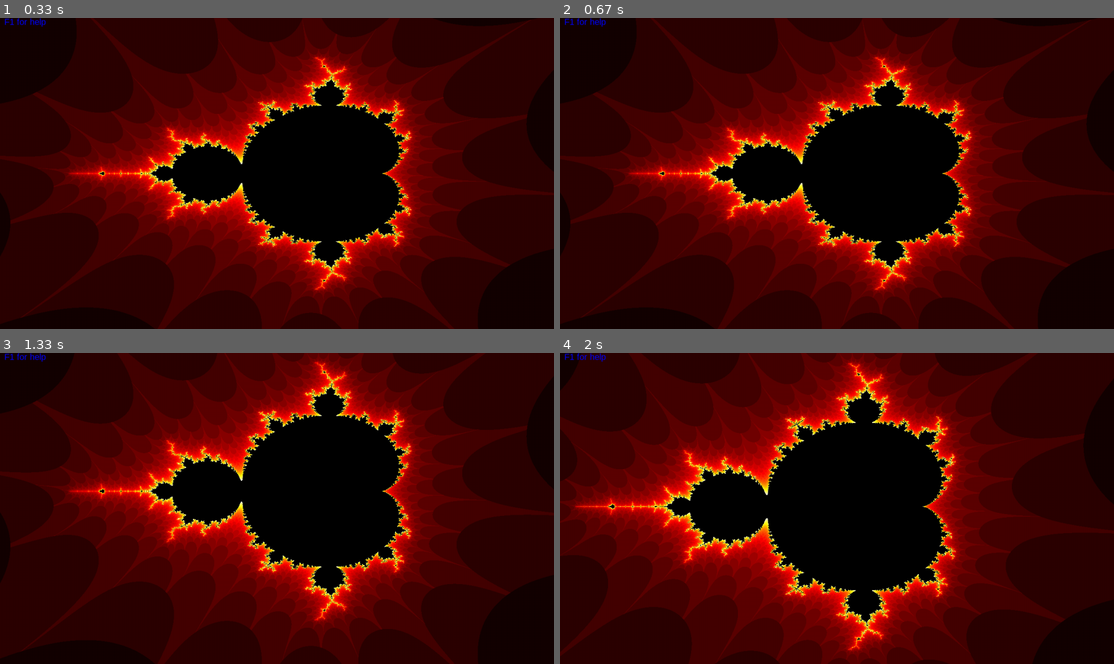
Above: before the commit, frames 1-4 (two rows, left to right).
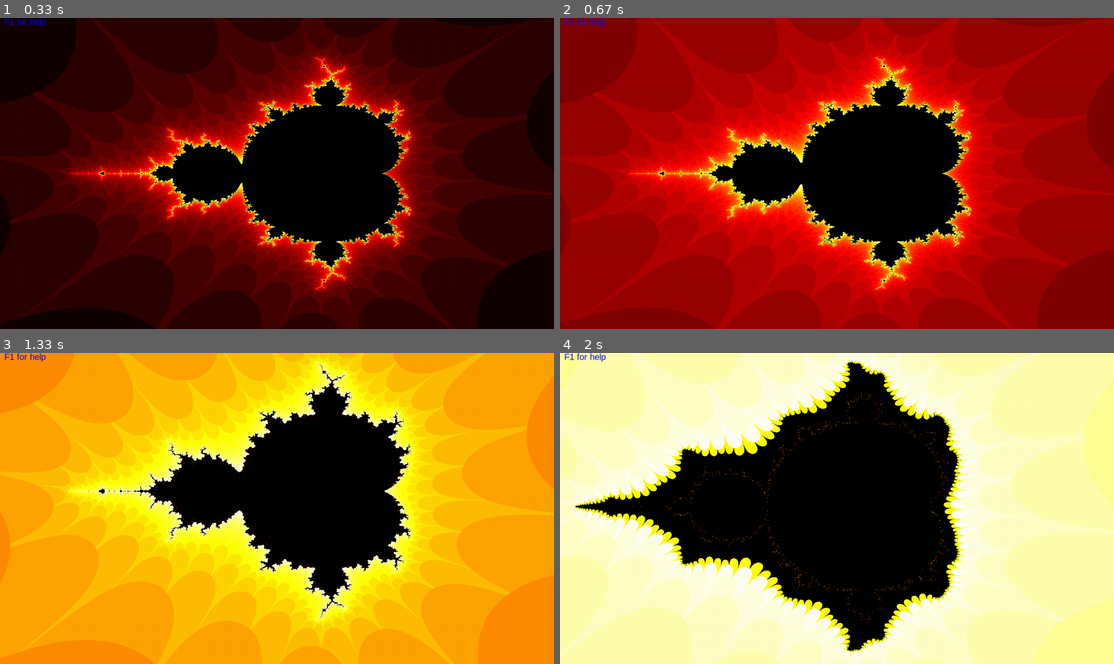
Above: after the commit, the same moments.

Repository: DatHydroGuy/CodingTrain
Game: pygame game, started from Python/fractals/mandelbrot_GL.py
Same seed, same stepped clock (60 frames per second), same inputs: the game is played once before the commit and once after it.
Inputs:
- Up to frame 1 (0.33 s): no input
- Up to frame 2 (0.67 s): tap Space at 0.33 s
- Up to frame 3 (1.33 s): tap 2 at 0.67 s; hold Right from 1 s (still down)
- Up to frame 4 (2 s): release Right at 1.47 s; hold Up 1.5-1.8 s; hold Right from 1.83 s (still down)

Frame 1 is identical in both runs. In frame 2, 87% of the frame differs, in the area x 0-100%, y 0-100%; in frame 3, 85%; in frame 4, 82%.

Commit message:
Added colour cycling to mandelbrot

Diff:
--- a/Python/fractals/mandelbrot_GL.py
+++ b/Python/fractals/mandelbrot_GL.py
@@ -55,7 +55,7 @@
     return vertex_array_object
 
 
-def display(shader, vertex_array_object, data_for_gpu, real_min, real_max, imag_min, imag_max):
+def display(shader, vertex_array_object, data_for_gpu, offset, real_min, real_max, imag_min, imag_max):
     glClear(GL_COLOR_BUFFER_BIT | GL_DEPTH_BUFFER_BIT)
     glUseProgram(shader)
 
@@ -73,6 +73,9 @@
     glUniform1f(imag_min_loc, imag_min)
     imag_max_loc = glGetUniformLocation(shader, "imag_max")
     glUniform1f(imag_max_loc, imag_max)
+
+    offset_loc = glGetUniformLocation(shader, "col_offset")
+    glUniform1i(offset_loc, offset)
 
     colour_map_loc = glGetUniformLocation(shader, "colour_map")
     glUniform3fv(colour_map_loc, int(len(data_for_gpu) / 3), data_for_gpu)
@@ -123,8 +126,11 @@
     y_max = 1.5
     x_zoom = (x_max - x_min) * 0.1
     y_zoom = (y_max - y_min) * 0.1
+    colour_cycle = False
+    offset = 0
     show_help = False
     help_string = """Keys:
+    Space: colour cycle on/off
     L arrow: decrease X min
     R arrow: increase X min
     U arrow: increase Y min
@@ -146,6 +152,8 @@
                     return
                 elif event.key == pygame.K_F1:
                     show_help = not show_help
+                elif event.key == pygame.K_SPACE:
+                    colour_cycle = not colour_cycle
                 elif event.key == pygame.K_LEFT:
                     x_min -= x_zoom
                 elif event.key == pygame.K_RIGHT:
@@ -165,10 +173,14 @@
             x_zoom = (x_max - x_min) * 0.1
             y_zoom = (y_max - y_min) * 0.1
 
-        display(shader, vertex_array_object, colour_map, x_min, x_max, y_min, y_max)
+        display(shader, vertex_array_object, colour_map, offset, x_min, x_max, y_min, y_max)
+        if colour_cycle:
+            offset = (offset + 1) % len(colour_map)
+        else:
+            offset = 0
 
         draw_text(10,
-                  SCREEN_HEIGHT - 205 if show_help else SCREEN_HEIGHT - 20,
+                  SCREEN_HEIGHT - 225 if show_help else SCREEN_HEIGHT - 20,
                   help_string if show_help else "F1 for help")
 
         pygame.display.set_caption("FPS: %.2f" % clock.get_fps())
--- a/Python/fractals/shaders/mandelbrot.frag
+++ b/Python/fractals/shaders/mandelbrot.frag
@@ -6,6 +6,7 @@
 uniform float real_max;
 uniform float imag_min;
 uniform float imag_max;
+uniform int col_offset;
 uniform vec3 colour_map[193];
 
 float my_abs(float x) {
@@ -48,7 +49,8 @@
         gl_FragColor = vec4(vec3(0.0), 1.0);
     } else {
         float temp = map(num_iterations, 0, max_iterations, 0, 1);
-        int index = int(temp * colour_map.length() * 3);
+        int index = int(temp * colour_map.length() * 3) + col_offset;
+        index %= colour_map.length() * 3;
         vec3 col_vec = vec3(colour_map[index]);
         gl_FragColor = vec4(col_vec[0], col_vec[1], col_vec[2], 1.0);
     }
